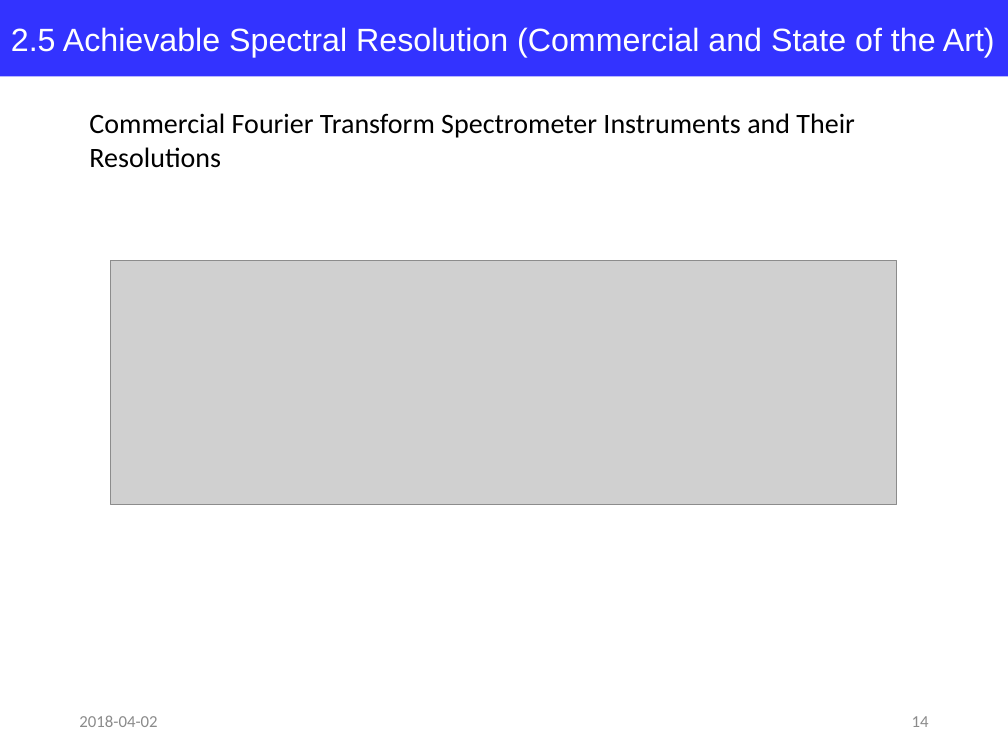
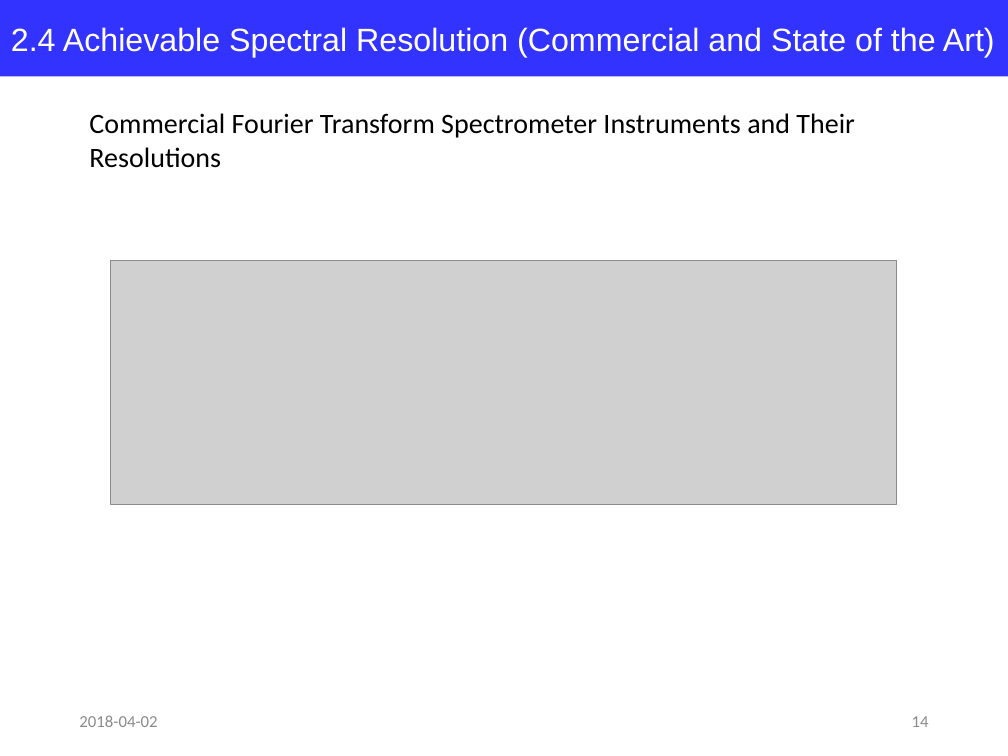
Before and after one commit to jglee96/NBTP_Lab, a slide deck: slide 14 of Terahertz Metrology/Ch5/Terahertz Metrology_Ch5.pptx. Drawn at 1008x756 pixels with LibreOffice and Linux fonts; fonts in the diff are those of the drawing; grey boxes stand for pictures. Boxes give left, top, right and bottom in pixels: in the first picture for what was removed or moved away, otherwise in the second. Text is boxed around its words. In the diff, an @@ line names an element or a change of style, - is before the commit and + after.

```diff
--- a/Terahertz Metrology/Ch5/Terahertz Metrology_Ch5.pptx
+++ b/Terahertz Metrology/Ch5/Terahertz Metrology_Ch5.pptx
@@ text in rectangle at bbox=[11, 27, 995, 57]: text changed @@
-2.5 Achievable Spectral Resolution (Commercial and State of the Art)
+2.4 Achievable Spectral Resolution (Commercial and State of the Art)
```
Also in this commit, not shown: 5 other slides changed, 1 other file.
